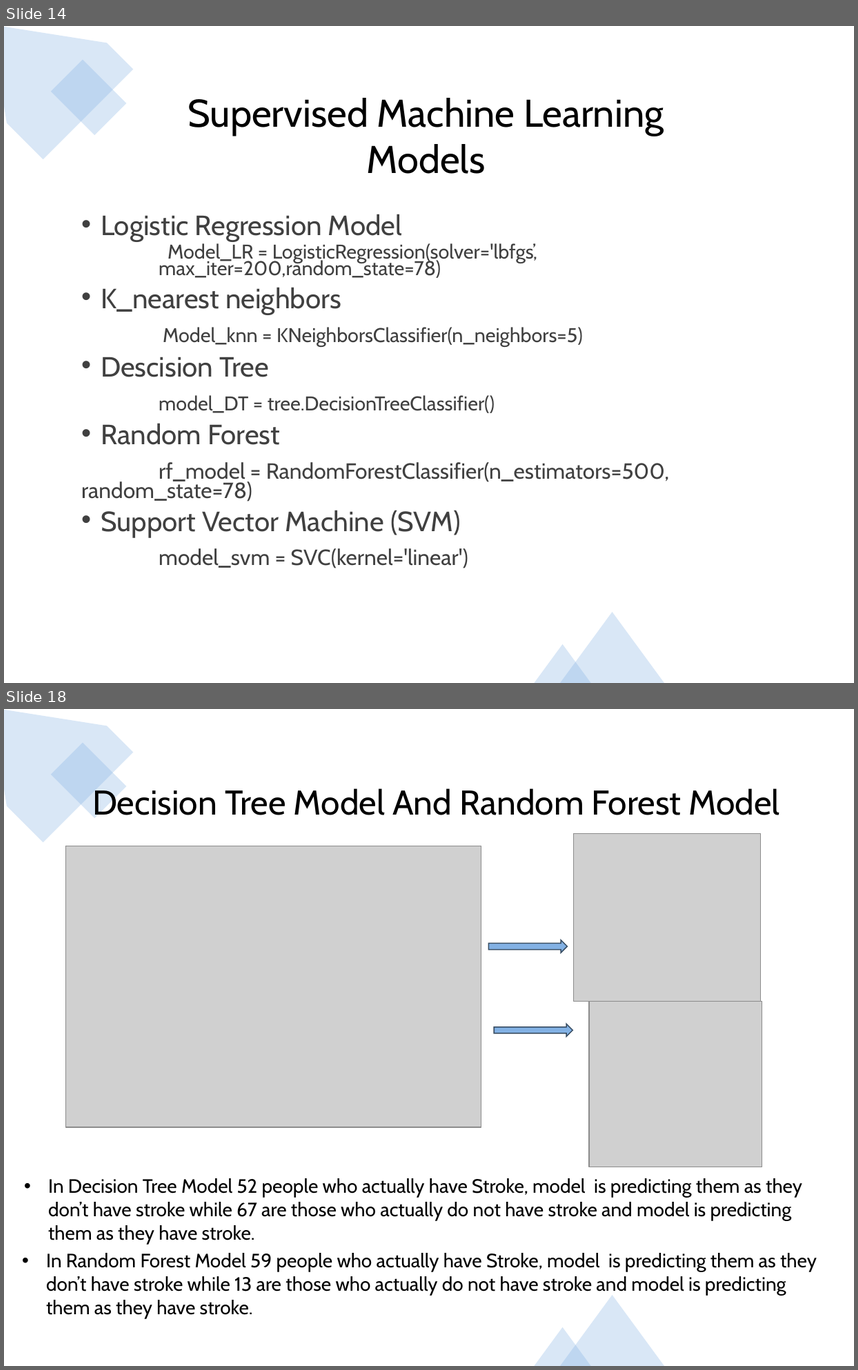
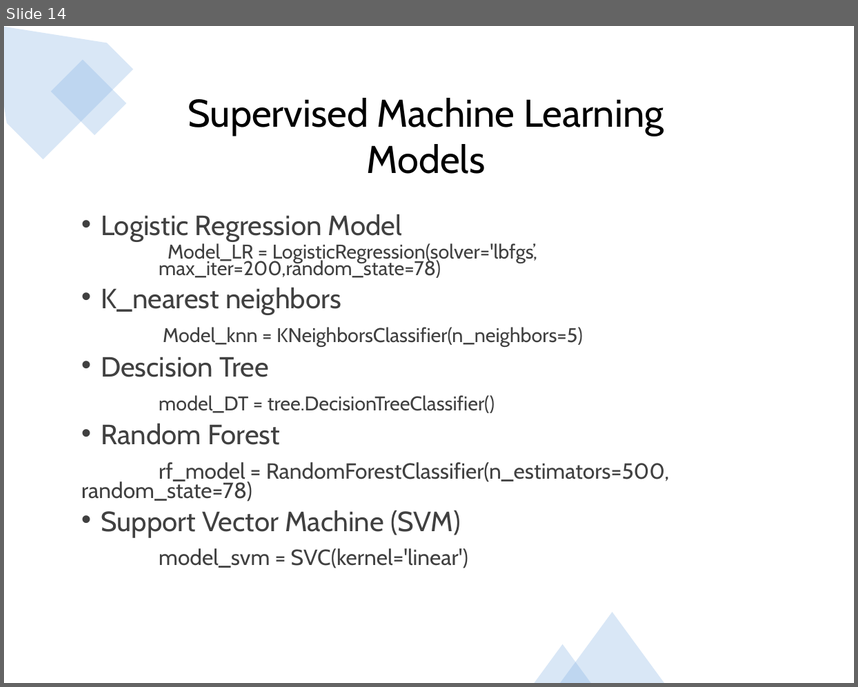
Before and after one commit to jojoalva/Stroke-Project-4, a slide deck: Presentation/Project4_presentation_draft.pptx. Shown one above the other, each under a label of ours: slides 14 and 18 before the commit, slide 14 after it; the slides between them are not shown. The pictures are 858x1370 and 858x687 pixels, drawn with LibreOffice and Linux fonts; fonts in the diff are those of the drawing; grey boxes stand for pictures. Boxes give left, top, right and bottom in pixels: in the first picture for what was removed or moved away, otherwise in the second. Text is boxed around its words. In the diff, an @@ line names an element or a change of style, - is before the commit and + after.

```diff
--- a/Presentation/Project4_presentation_draft.pptx
+++ b/Presentation/Project4_presentation_draft.pptx
@@ slide 18 removed at box(4, 709, 854, 1366), background #FFFFFF; not listed: 2 template elements that a slide beside it also shows @@
@@ rectangle removed at box(4, 709, 854, 1366) @@
@@ freeform shape removed at box(4, 709, 133, 843) @@
@@ freeform shape removed at box(656, 709, 854, 851) @@
@@ rectangle removed at box(50, 742, 126, 818) @@
@@ rectangle removed at box(688, 764, 769, 845) @@
@@ text removed at box(92, 786, 780, 815) @@
-Decision Tree Model And Random Forest Model
@@ picture removed at box(66, 846, 481, 1127) @@
@@ picture removed at box(573, 833, 760, 1001) @@
@@ right arrow removed at box(488, 940, 567, 953) @@
@@ picture removed at box(589, 1001, 762, 1167) @@
@@ right arrow removed at box(494, 1024, 573, 1036) @@
@@ text removed at box(48, 1178, 802, 1244) @@
-• In Decision Tree Model 52 people who actually have Stroke, model is predicting them as they don’t have stroke while 67 are those who actually do not have stroke and model is predicting them as they have stroke.
@@ text removed at box(46, 1253, 817, 1318) @@
-• In Random Forest Model 59 people who actually have Stroke, model is predicting them as they don’t have stroke while 13 are those who actually do not have stroke and model is predicting them as they have stroke.
@@ triangle removed at box(560, 1295, 665, 1366) @@
@@ triangle removed at box(534, 1327, 591, 1366) @@
```
Also in this commit, not shown: 5 slides changed, 2 slides added, 2 other slides removed, 4 other files.
